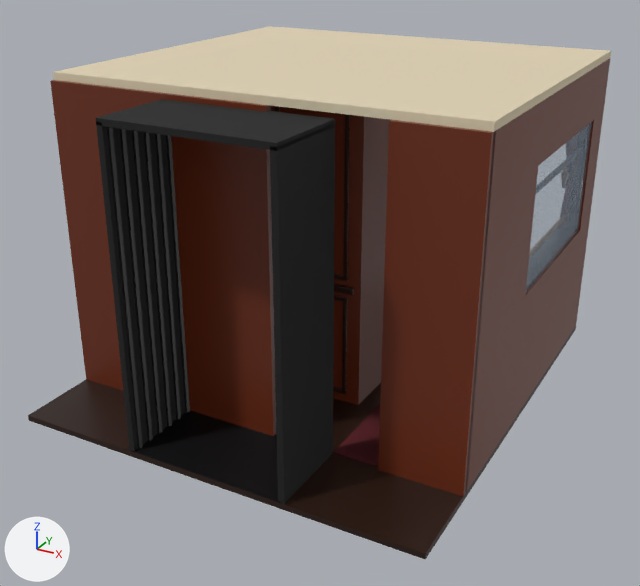
An edit to the glTF model snowbound/assets/train/sleeper_rear.glb, drawn before and after from the same camera.
Rendered twice from a 50 mm camera at (2.78, -21.19, 3.17) aimed at (0.02, -16.17, 0.67). Arrows for +X, +Y and +Z are at lower left; the lights stay in place. The first picture is the older version. Vertices at exactly the same position are counted once.

The first picture shows 'sleeper_rear', 'sleeper_rear_glass'.
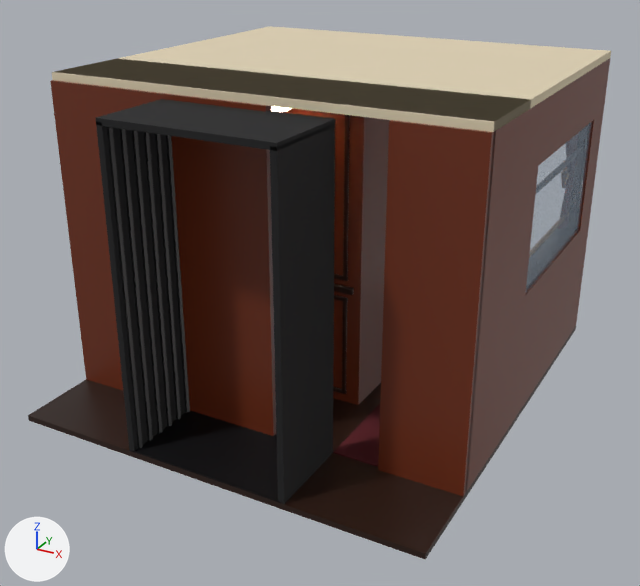
Location of each change, (x1, y1, x2, y2) in pixels of the pictures (640 x 586 px):
part 1 of me_sleeper_rear, added (beige)
    after: (52, 58, 531, 132)
part 2 of me_sleeper_rear, added (mostly hidden)
    after: (271, 106, 292, 112)

What the commit changed:
me_sleeper_rear is used by ob_sleeper_rear; location (0.0, 0.0, 0.0).
me_sleeper_rear had 7860 vertices, 15072 faces and spanned x -1.45..1.45, y -17.6..-14.36, z -0.04..2.2.
me_sleeper_rear now has 8134 vertices, 15608 faces and spans x -1.45..1.45, y -17.6..-14.36, z -0.04..2.2.
me_sleeper_rear part 1: a new loose piece, a box spanning x -1.45..1.45, y -17.01..-16.39, z 2.15..2.2, in mat_ceiling (beige #e0d2b4).
me_sleeper_rear part 2: a new loose piece, a UV sphere (24 segments, 10 rings, poles along z) spanning x -0.15..0.15, y -16.85..-16.55, z 2.04..2.18, in mat_lampglass (pale yellow #fff2d8, glowing beige #ffe2b8).
Other edits to the shape of me_sleeper_rear do not show in these pictures.
